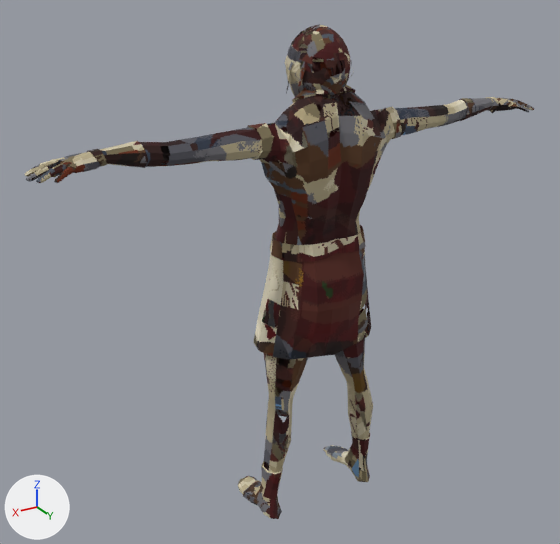
The glTF model templates/models/creatures/zombie/zombie_c.glb: old version first, new version second.
Camera for both pictures: a camera (50 mm lens) standing at (1.298, 1.908, 1.877) and looking at (0.086, -0.114, 0.866). The lights are fixed; the arrows at lower left show +X, +Y and +Z. The older version comes first. Vertices at exactly the same position are counted once.

Names of what the first picture shows: 'zombie_c'.
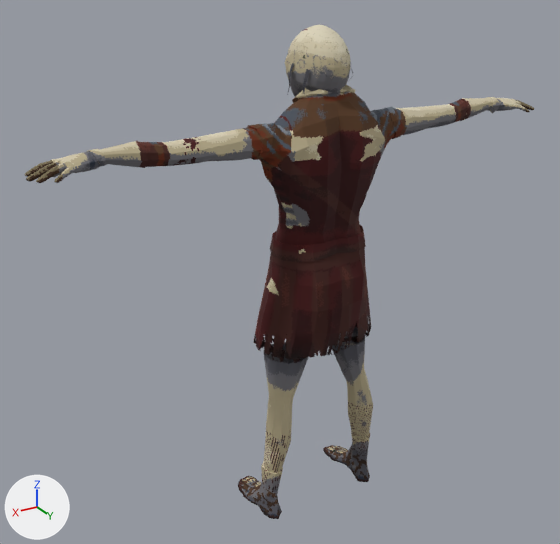
What changed in the scene script:
```text
Change me_male2_001__male2_019:
    where me_male2_001__male2_019.from_pydata(...)  # 2729 vertices, 5326 faces; spans x -0.88..0.88, y -0.21..0.12, z 0.0..1.65
    used by ob_zombie_c; location = (0.0, 0.0, 0.0)
    me_male2_001__male2_019 part 1: the loose piece of 10 vertices spanning x 0.08..0.09, y -0.01..0.02, z 1.43..1.54 is moved by (-0.01, 0.01, 0.0)
    me_male2_001__male2_019 part 2: 5117 kept faces spanning x -0.88..0.88, y -0.21..0.12, z 0.0..1.65 get new texture (UV) coordinates
```

Where the change shows, as pixel boxes [x1, y1, x2, y2] in the pictures (560 x 544 px; the box of a moved part takes in the faces that stretch with it):
part 1 of me_male2_001__male2_019, moved or reshaped: before [298, 67, 306, 94]; after [303, 69, 310, 94]
part 2 of me_male2_001__male2_019, surface changed: [25, 25, 534, 519] in both
